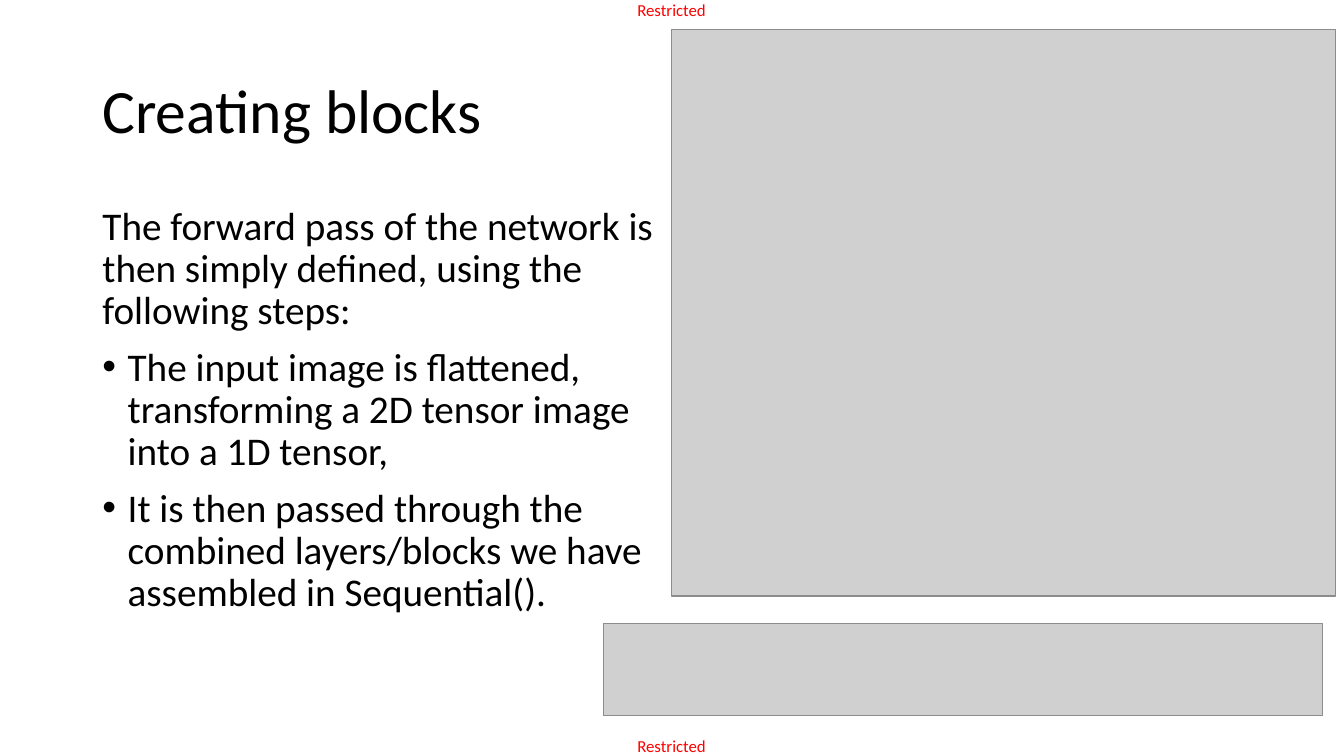
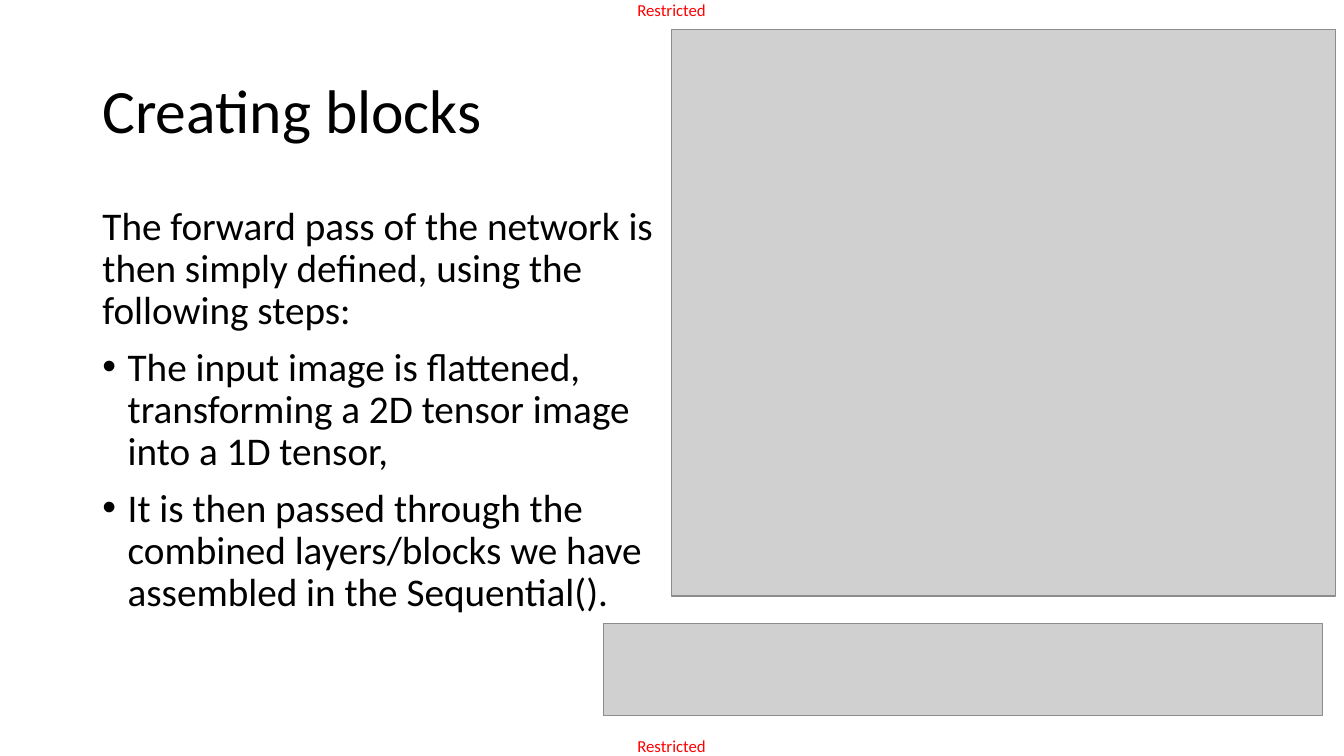
Before and after one commit to matthieudemari/SUTD_DL_50_039, a slide deck: slide 49 of W3/3. W3S3 final/W3S3.pptx. Drawn at 1344x756 pixels with LibreOffice and Linux fonts; fonts in the diff are those of the drawing; grey boxes stand for pictures. Boxes give left, top, right and bottom in pixels: in the first picture for what was removed or moved away, otherwise in the second. Text is boxed around its words. In the diff, an @@ line names an element or a change of style, - is before the commit and + after.

```diff
--- a/W3/3. W3S3 final/W3S3.pptx
+++ b/W3/3. W3S3 final/W3S3.pptx
@@ text at (x1=128, y1=494, x2=641, y2=613): text changed @@
-• It is then passed through the combined layers/blocks we have assembled in Sequential().
+• It is then passed through the combined layers/blocks we have assembled in the Sequential().
```
Also in this commit, not shown: 6 other slides changed, 11 other files.
